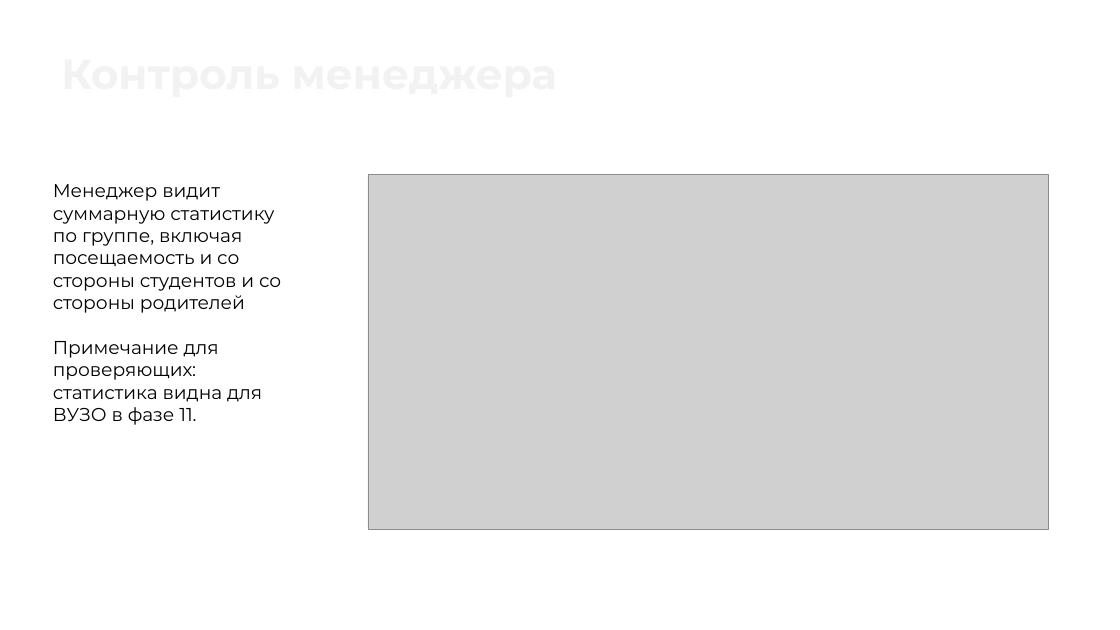
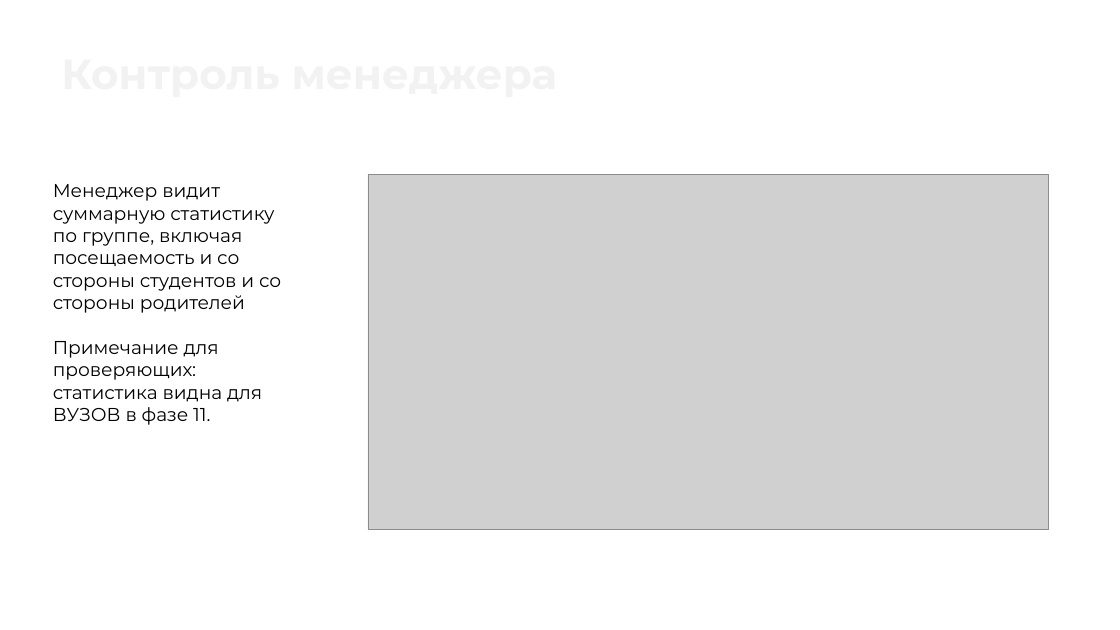
Before and after one commit to steelfeet/905-lct2026, a slide deck: slide 20 of docs/ЛЦТ2026 Мишки Гамми.pptx (slide 17 before the commit). Drawn at 1120x630 pixels with LibreOffice and Linux fonts; fonts in the diff are those of the drawing; grey boxes stand for pictures; background and template pictures are left out. Boxes give left, top, right and bottom in pixels: in the first picture for what was removed or moved away, otherwise in the second. Text is boxed around its words. In the diff, an @@ line names an element or a change of style, - is before the commit and + after.

```diff
--- a/docs/ЛЦТ2026 Мишки Гамми.pptx
+++ b/docs/ЛЦТ2026 Мишки Гамми.pptx
@@ text at bbox=[53, 341, 262, 425]: text changed @@
-Примечание для проверяющих: статистика видна для ВУЗО в фазе 11.
+Примечание для проверяющих: статистика видна для ВУЗОВ в фазе 11.
```
Also in this commit, not shown: 1 other slide changed, 4 slides added, 1 slide removed, 1 other file.
